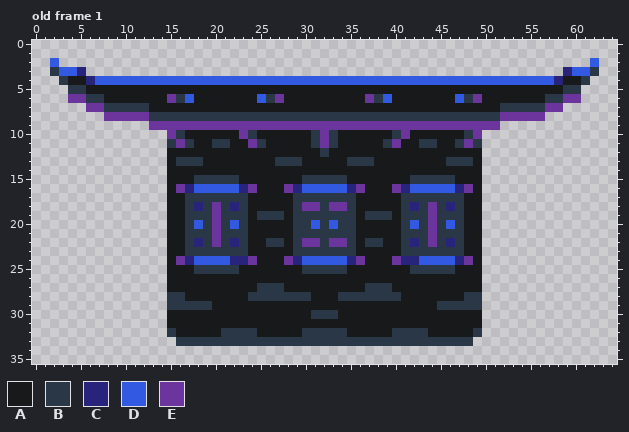
Two versions of one pixel-art file, aseprite/pagoda.aseprite. The first picture shows the starting point.
65x57 pixels, 11 frames. Shown: old frame 1. The old version is drawn lined up with the new one, on the new canvas. The commit also changed other frames, which this record leaves out.
Palette (. is transparent): A #17191b  B #2a3747  C #28237b  D #3259e2  E #6c349d
The result:
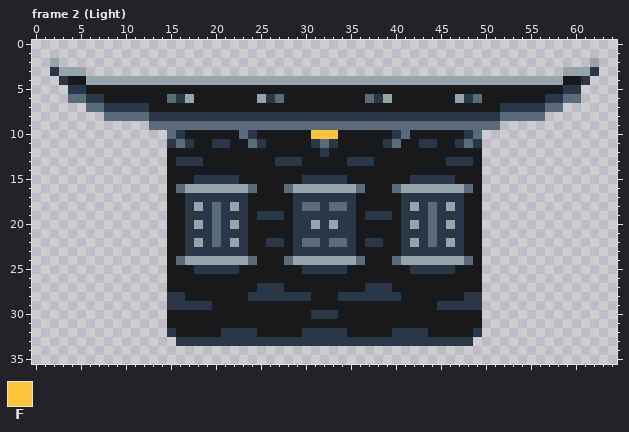
Colours new in this view: F #ffc438
A new or re-ordered frame is compared with the old frame closest to it.
Edits made:
canvas 65x57 -> 65x36, the old top-left corner now at 0,-21 (the part of the old canvas that was cut away was empty and is not shown)
frames re-ordered
Colour D changes from #3259e2 to #96a5ab.
Colour E changes from #6c349d to #586c79.
Frame 2 (Light) against old frame 1:
Colour C gives way to colour D in row 3 at x 5 and 59; in row 4 at x 6 and 58; in row 16 at x 17, 23, 29, 35, 41 and 47; in row 18 at x 18, 22, 42 and 46; in row 22 at x 18, 22, 42 and 46; in row 24 at x 17, 22 to 23, 29, 35, 41 to 42 and 47.
Colour B gives way to colour F in row 10 at x 31 and 33.
Colour E gives way to colour F in row 10 at x 32.
Changed places in both pictures, as pixel boxes (x1, y1, x2, y2):
changed: (50, 58, 599, 148)
changed: (176, 184, 473, 265)
